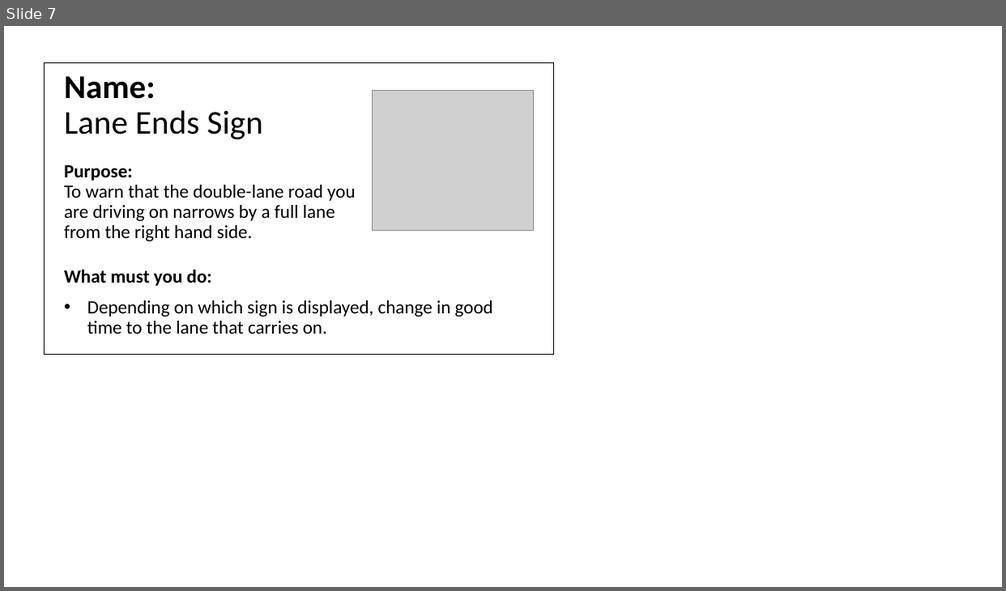
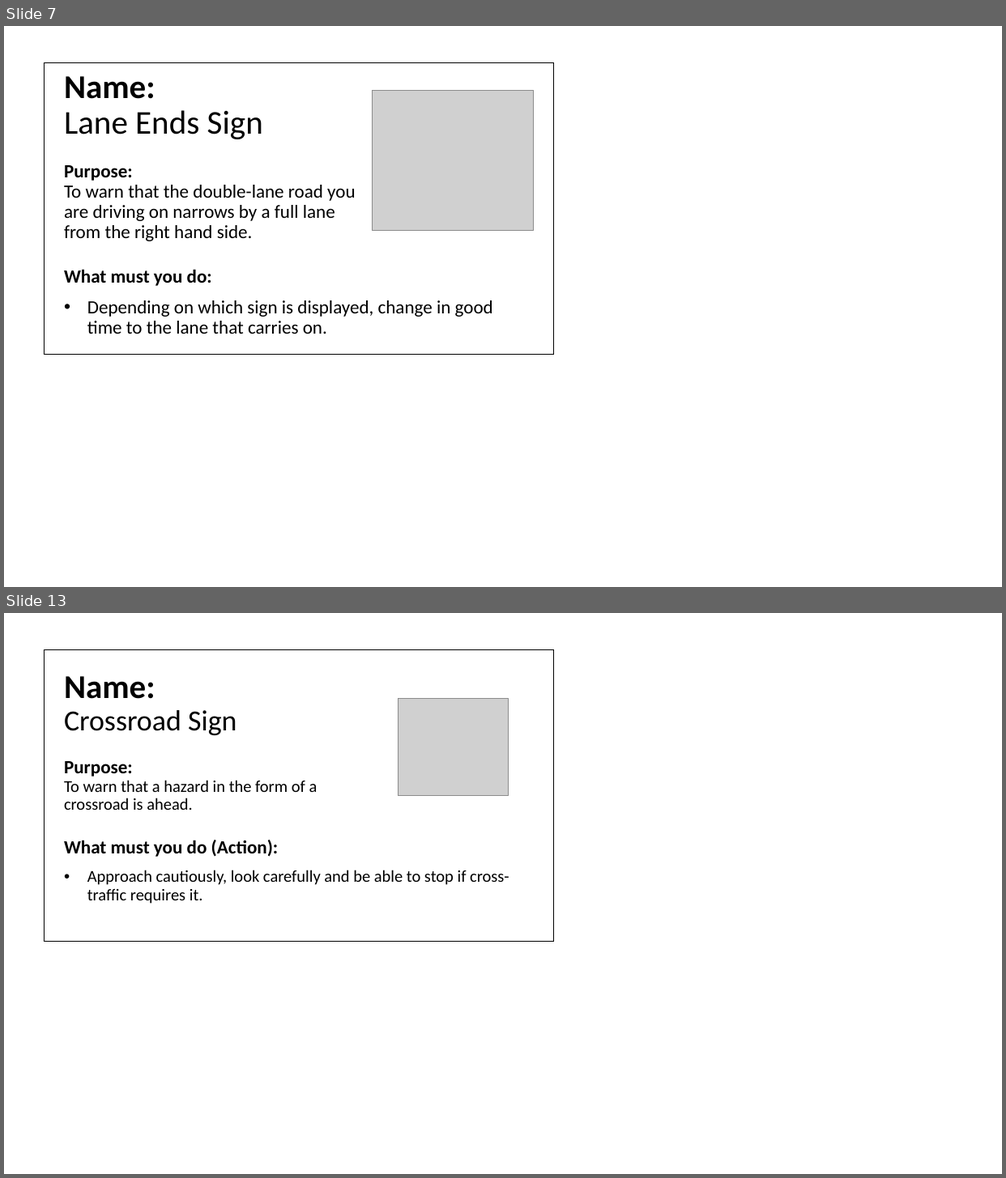
Before and after one commit to MosheRasetsoke/TrafficBot, a slide deck: images/ActualImages/Road Traffic Signs, Signals and Markings.pptx. Shown one above the other, each under a label of ours: slide 7 before the commit, slides 7 and 13 after it; the slides between them are not shown. The pictures are 1006x591 and 1006x1178 pixels, drawn with LibreOffice and Linux fonts; fonts in the diff are those of the drawing; grey boxes stand for pictures. Boxes give left, top, right and bottom in pixels: in the first picture for what was removed or moved away, otherwise in the second. Text is boxed around its words. In the diff, an @@ line names an element or a change of style, - is before the commit and + after.

```diff
--- a/images/ActualImages/Road Traffic Signs, Signals and Markings.pptx
+++ b/images/ActualImages/Road Traffic Signs, Signals and Markings.pptx
@@ slide 13 added at [4, 613, 1002, 1174], background #FFFFFF @@
@@ table added at [44, 649, 554, 942], 1 rows, 1 columns @@
+
@@ title added at [64, 676, 317, 810], 16 pt, text #000000 @@
+Name:
+Crossroad Sign
+Purpose:
+To warn that a hazard in the form of a crossroad is ahead.
@@ picture added at [398, 699, 508, 796] @@
@@ text added at [64, 840, 509, 904], 16 pt, text #000000 @@
+What must you do (Action):
+• Approach cautiously, look carefully and be able to stop if cross-traffic requires it.
```
Also in this commit, not shown: 22 other slides added, 50 other files.
